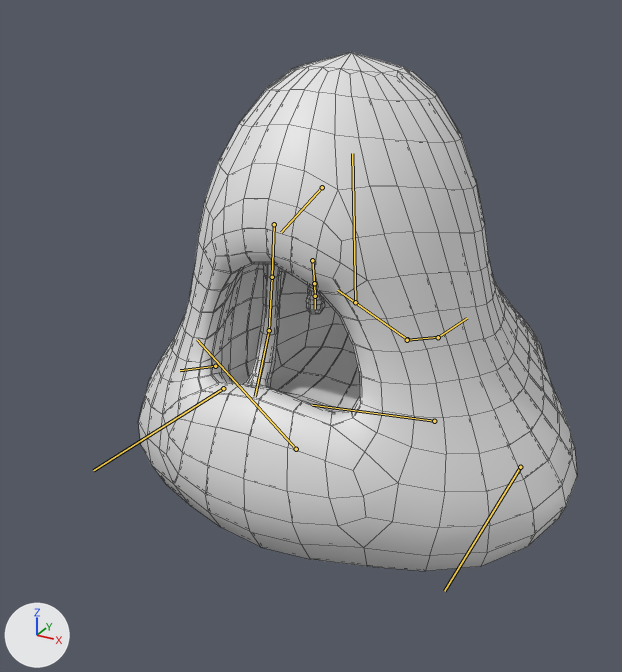
A saved change to the FBX model Assets/Models/Enemies/SlimeCryo.fbx.
One viewpoint serves both versions: a 50 mm lens placed at (1.01, -2.27, 1.52), pointed at (-0.11, -0.23, 0.5). Arrows for +X, +Y and +Z are at lower left; the lights stay in place. Both versions are drawn at frame 7 of the action 'Move'; the numbers are the values there. The bones that bend it are drawn over the model as lines. Mesh edges are drawn as thin lines.

The first picture shows 'SlimeBodyOutline'.
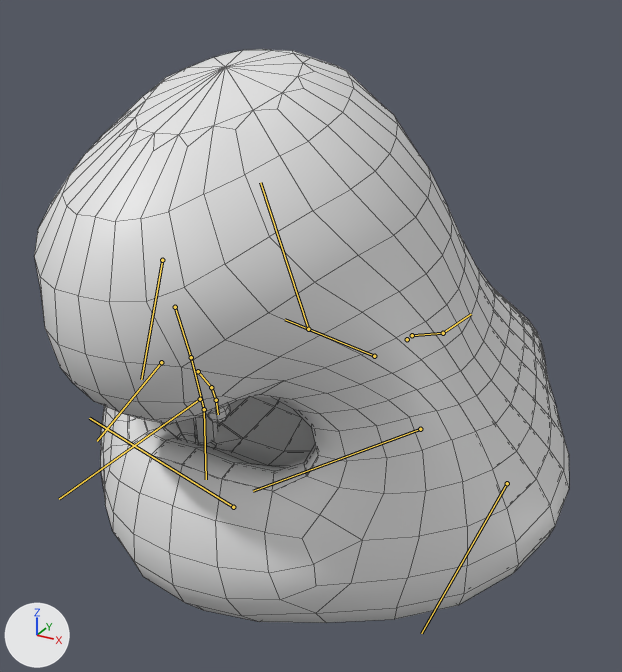
What differs and where, as boxes [x1, y1, x2, y2] in the pictures (622 x 672 px):
'SlimeBodyOutline', posed (22% wider, 11% taller)
    before: [139, 52, 577, 571]
    after: [34, 49, 569, 623]
bone 'Torso', root to tip
    before: (407, 339) to (337, 290)
    after: (374, 356) to (285, 319)
bone 'Head', root to tip
    before: (355, 302) to (352, 153)
    after: (308, 329) to (260, 182)
bone 'MouthUp', root to tip
    before: (322, 187) to (281, 232)
    after: (162, 260) to (141, 379)
bone 'Drool', root to tip
    before: (312, 260) to (314, 283)
    after: (198, 371) to (211, 387)
bone 'Drool.001', root to tip
    before: (314, 283) to (315, 296)
    after: (211, 387) to (216, 400)
bone 'Drool.002', root to tip
    before: (315, 296) to (315, 309)
    after: (216, 400) to (218, 414)
bone 'Mouth.L', root to tip
    before: (434, 421) to (312, 405)
    after: (420, 429) to (253, 491)
bone 'Mouth.R', root to tip
    before: (215, 366) to (180, 370)
    after: (161, 362) to (97, 441)
bone 'Side.L', root to tip
    before: (520, 467) to (444, 591)
    after: (507, 483) to (421, 633)
bone 'Side.R', root to tip
    before: (223, 388) to (93, 470)
    after: (200, 399) to (59, 499)
bone 'MouthDown', root to tip
    before: (296, 449) to (197, 339)
    after: (233, 507) to (89, 418)
bone 'Tail', root to tip
    before: (407, 340) to (438, 337)
    after: (412, 335) to (443, 333)

Edits to the bpy script that builds the scene:
```text
Change bone_torso:
    where bone_torso = bpy.data.objects['Armature'].pose.bones['Torso']  # child of 'Master'
    bone_torso.location: (0.0, -0.01, 0.0) -> (0.0, 1.4, 0.62)
    bone_torso.rotation_quaternion: (1.0, 0.0, 0.0, 0.0) -> (1.0, 0.029, 0.0, 0.0)  # degrees (0, 0, 0) -> degrees (3, 0, 0)
Change bone_head:
    where bone_head = bpy.data.objects['Armature'].pose.bones['Head']  # child of 'Torso'
    bone_head.rotation_quaternion: (1.0, -0.003, 0.0, 0.0) -> (0.988, 0.153, 0.0, 0.0)  # degrees (0, 0, 0) -> degrees (18, 0, 0)
    bone_head.scale: (1.0, 1.0, 1.0) -> (1.11, 1.11, 1.11)
Change bone_mouthup:
    where bone_mouthup = bpy.data.objects['Armature'].pose.bones['MouthUp']  # child of 'Head'
    bone_mouthup.location: (0.0, 0.01, -0.01) -> (0.0, 0.67, -0.88)
    bone_mouthup.rotation_quaternion: (1.0, -0.003, 0.0, 0.0) -> (0.969, 0.246, 0.0, 0.0)  # degrees (0, 0, 0) -> degrees (28, 0, 0)
Change bone_drool:
    where bone_drool = bpy.data.objects['Armature'].pose.bones['Drool']  # child of 'MouthUp'
    bone_drool.location: (0.0, 0.01, 0.0) -> (0.0, 0.0, 0.0)
    bone_drool.rotation_quaternion: (1.0, -0.009, 0.0, 0.001) -> (0.981, 0.191, -0.001, -0.027)  # degrees (-1, 0, 0) -> degrees (22, 1, -3)
Change bone_drool_001:
    where bone_drool_001 = bpy.data.objects['Armature'].pose.bones['Drool.001']  # child of 'Drool'
    bone_drool_001.rotation_quaternion: (1.0, -0.008, 0.0, 0.001) -> (0.998, 0.064, 0.0, -0.009)  # degrees (-1, 0, 0) -> degrees (7, 0, -1)
Change bone_drool_002:
    where bone_drool_002 = bpy.data.objects['Armature'].pose.bones['Drool.002']  # child of 'Drool.001'
    bone_drool_002.rotation_quaternion: (1.0, -0.006, 0.0, 0.001) -> (0.997, 0.081, 0.0, -0.012)  # degrees (-1, 0, 0) -> degrees (9, 0, -1)
Change bone_mouth_l:
    where bone_mouth_l = bpy.data.objects['Armature'].pose.bones['Mouth.L']  # child of 'Head'
    bone_mouth_l.location: (0.0, 0.01, -0.01) -> (-0.07, 0.01, -0.84)
Change bone_mouth_r:
    where bone_mouth_r = bpy.data.objects['Armature'].pose.bones['Mouth.R']  # child of 'Head'
    bone_mouth_r.location: (0.0, 0.01, -0.01) -> (0.07, 0.01, -0.84)
Change bone_side_l:
    where bone_side_l = bpy.data.objects['Armature'].pose.bones['Side.L']  # child of 'Torso'
    bone_side_l.location: (-0.01, 0.08, -0.05) -> (0.01, -0.61, -0.02)
Change bone_side_r:
    where bone_side_r = bpy.data.objects['Armature'].pose.bones['Side.R']  # child of 'Torso'
    bone_side_r.location: (0.01, 0.08, -0.05) -> (-0.01, -0.61, -0.02)
Change bone_mouthdown:
    where bone_mouthdown = bpy.data.objects['Armature'].pose.bones['MouthDown']  # child of 'Torso'
    bone_mouthdown.location: (0.0, 0.03, 0.0) -> (0.0, 0.18, -0.19)
Change bone_tail:
    where bone_tail = bpy.data.objects['Armature'].pose.bones['Tail']  # child of 'Master'
    bone_tail.location: (0.0, -0.02, 0.01) -> (0.0, 0.23, -0.08)
```
